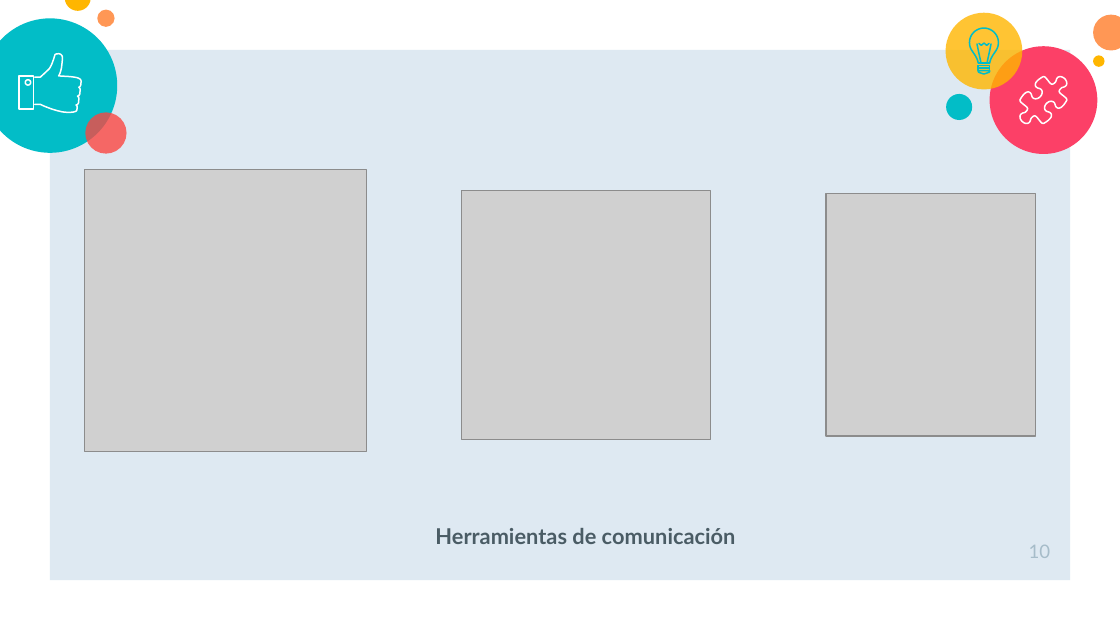
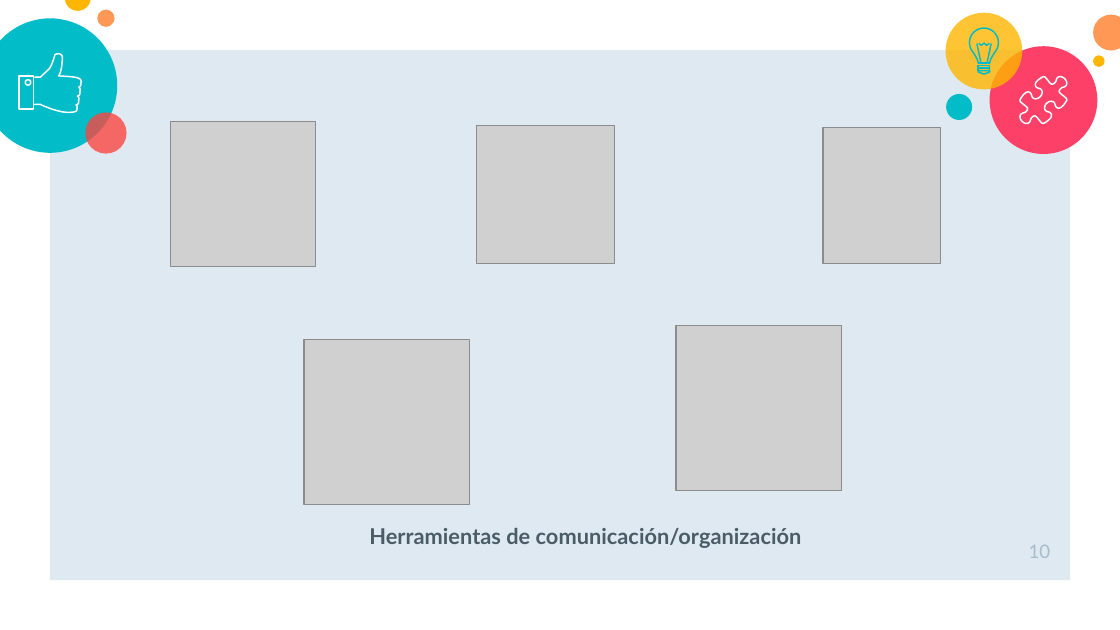
Before and after one commit to JETC-98/OOP, a slide deck: slide 10 of Docs/PrimeraEntrega.pptx. Drawn at 1120x630 pixels with LibreOffice and Linux fonts; fonts in the diff are those of the drawing; grey boxes stand for pictures. Boxes give left, top, right and bottom in pixels: in the first picture for what was removed or moved away, otherwise in the second. Text is boxed around its words. In the diff, an @@ line names an element or a change of style, - is before the commit and + after.

```diff
--- a/Docs/PrimeraEntrega.pptx
+++ b/Docs/PrimeraEntrega.pptx
@@ picture: place and size @@
-picture at bbox=[85, 170, 367, 452]
+picture at bbox=[170, 121, 315, 265]
@@ picture: place and size @@
-picture at bbox=[461, 190, 710, 439]
+picture at bbox=[476, 125, 614, 263]
@@ picture: place and size @@
-picture at bbox=[827, 194, 1036, 436]
+picture at bbox=[823, 128, 941, 263]
@@ picture added at bbox=[676, 326, 842, 492] @@
@@ picture added at bbox=[304, 339, 469, 505] @@
@@ text at bbox=[369, 528, 802, 548]: text changed @@
-Herramientas de comunicación
+Herramientas de comunicación/organización
```
